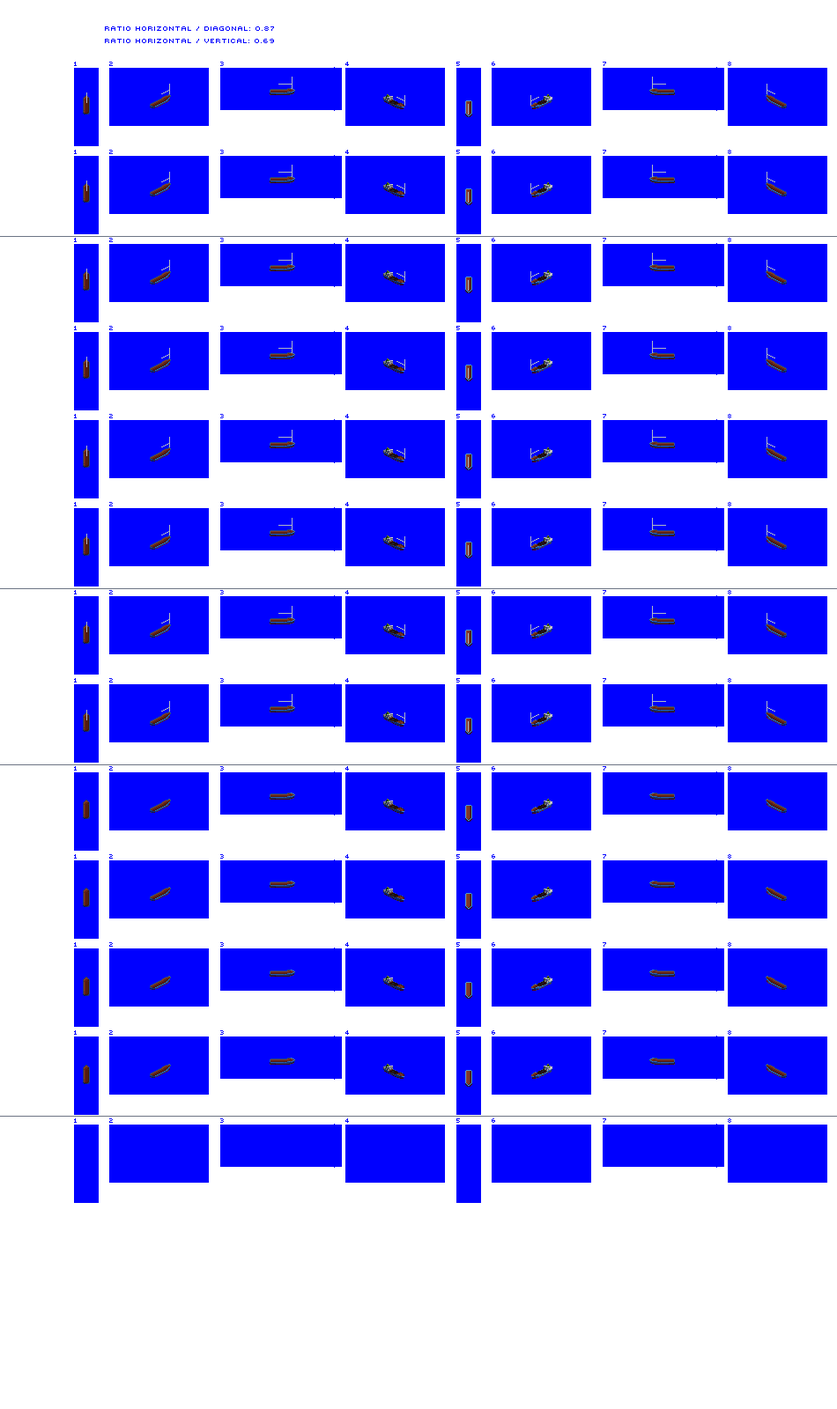
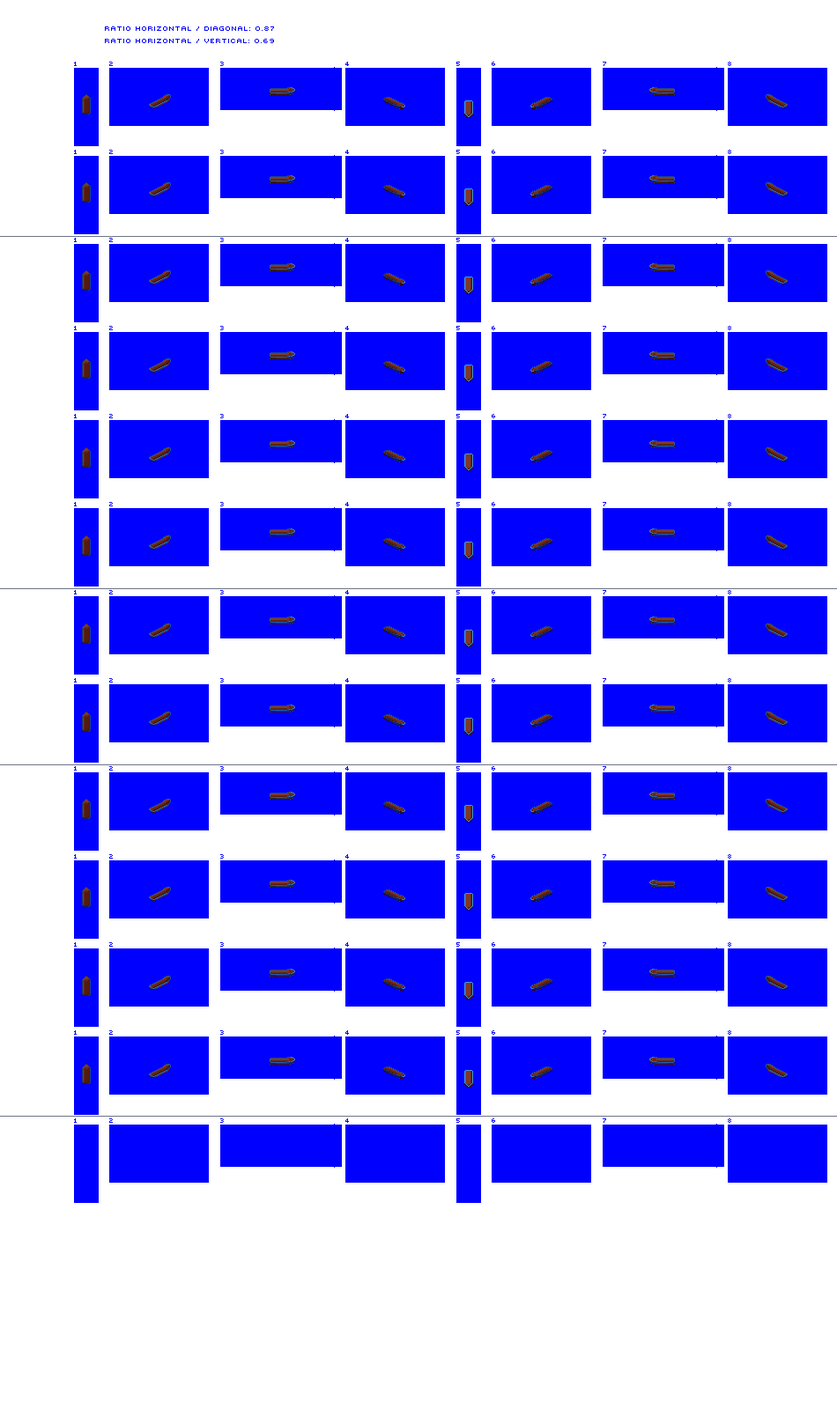
Layered file, before and after one edit (837x1409). Changes by layer:
hid "greeble" over [86, 76, 776, 733]
painted on "utility vessel" over [81, 87, 788, 1088]
